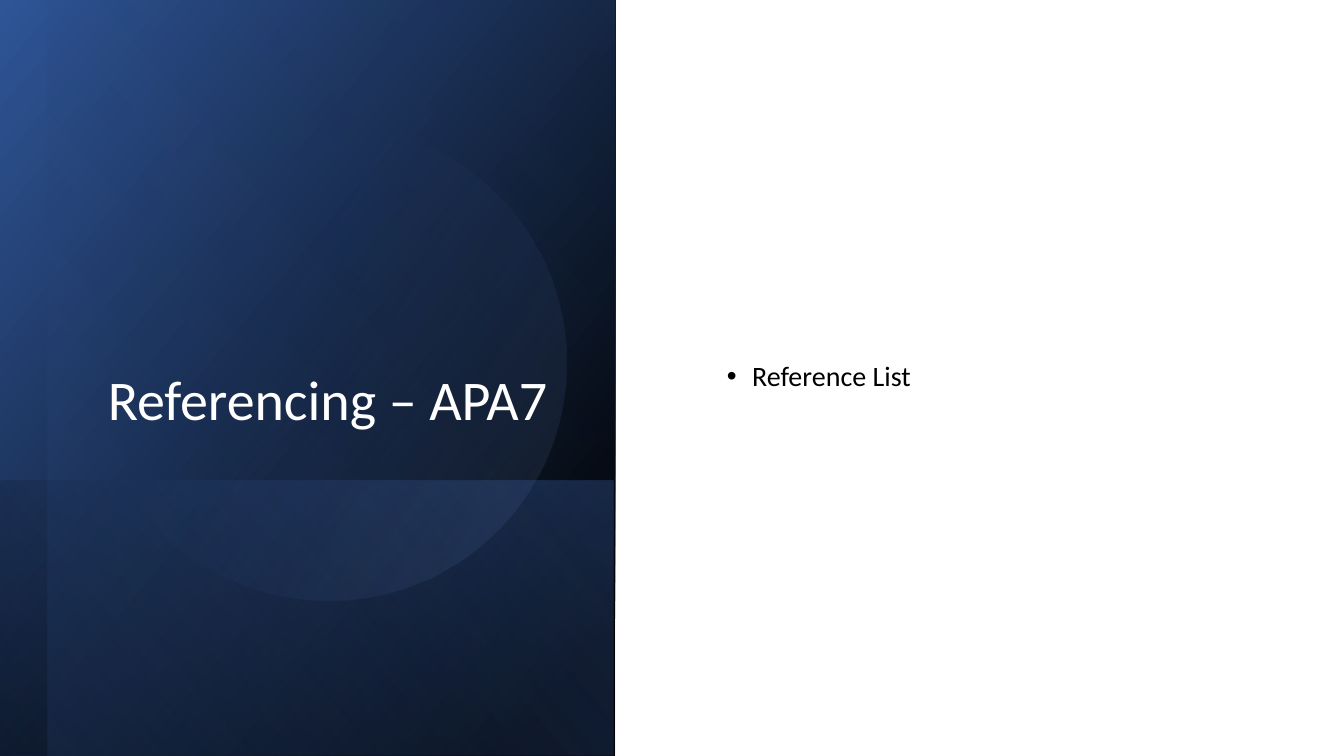
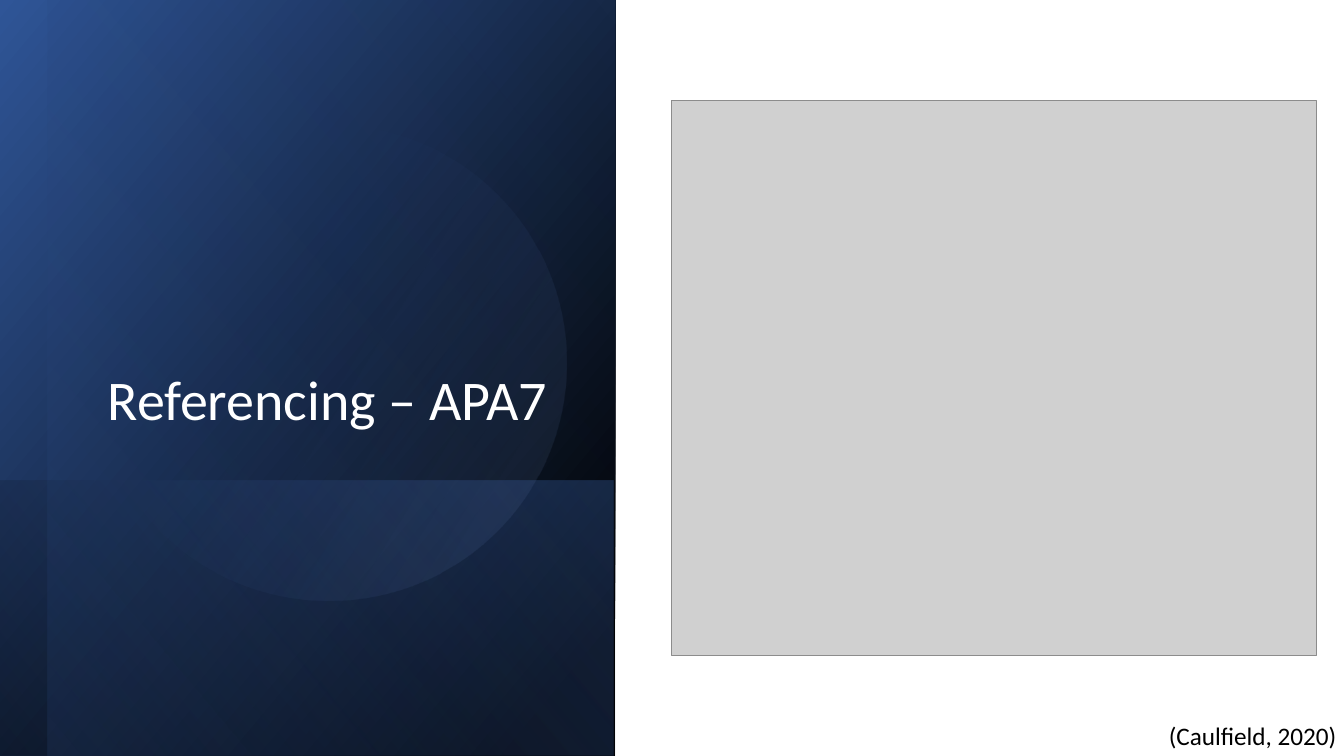
Before and after one commit to robinja4/FlexIT, a slide deck: slide 16 of Report Writing & Referencing.pptx. Drawn at 1344x756 pixels with LibreOffice and Linux fonts; fonts in the diff are those of the drawing; grey boxes stand for pictures. Boxes give left, top, right and bottom in pixels: in the first picture for what was removed or moved away, otherwise in the second. Text is boxed around its words. In the diff, an @@ line names an element or a change of style, - is before the commit and + after.

```diff
--- a/Report Writing & Referencing.pptx
+++ b/Report Writing & Referencing.pptx
@@ picture added at <box>673,101,1317,656</box> @@
@@ text removed at <box>752,366,911,387</box> @@
-• Reference List
@@ text added at <box>1169,727,1337,749</box>, 18 pt, text #000000 @@
+(Caulfield, 2020)
```
Also in this commit, not shown: 12 other slides changed, 2 slides removed, 2 other files.
